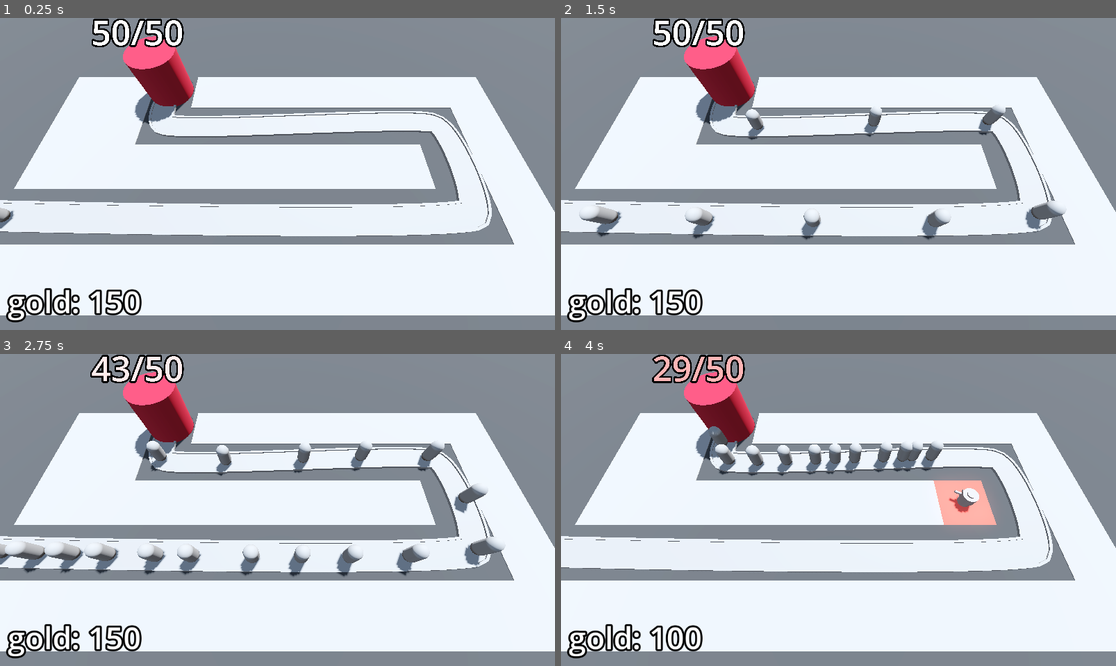
Above: before the commit, frames 1-4 (two rows, left to right).
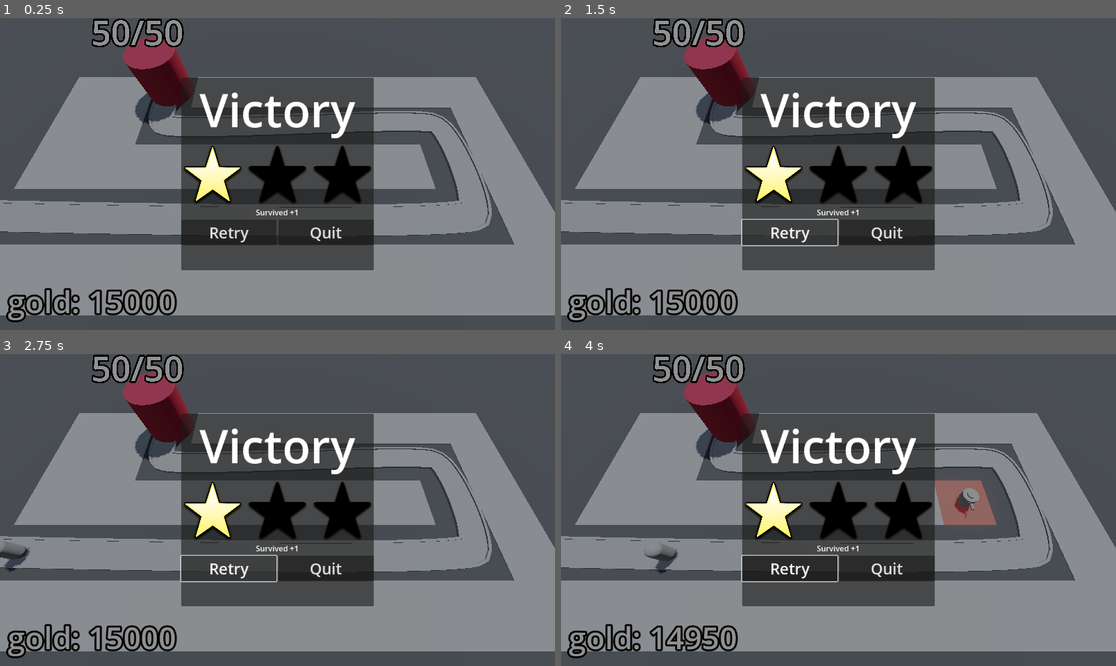
Above: after the commit, the same moments.

Repository: ozgencDev/Barbarian-Blaster
Game: Godot game, scene res://BaseLevel.tscn
Two runs of this game, one before a commit and one after it. Both use one fixed random seed, a clock stepped at 60 frames per second and the inputs below.
Inputs (mouse positions are in pixels of both pictures, inside the frame that each line leads up to):
- Up to frame 1 (0.25 s): no input
- Up to frame 2 (1.5 s): click (788, 233) at 0.5 s, where only the run after the commit has a clickable "Retry"; click (788, 233) at 1.25 s, where only the run after the commit has a clickable "Retry"
- Up to frame 3 (2.75 s): click (227, 569) at 2 s, where only the run after the commit has a clickable "Retry"
- Up to frame 4 (4 s): move the mouse to (960, 494) at 2.77 s; press the mouse at (960, 494) at 2.78 s; move the mouse to (727, 525) at 3.52 s; release the mouse at (727, 525) at 3.53 s; click (727, 525) at 3.6 s

The runs differ from the first frame. In frame 1, 98% of the frame differs, in the area x 0-100%, y 0-100%; in frame 2, 98%; in frame 3, 98%; in frame 4, 98%.
Error after the commit: Parse Error: Variable "base" has the same name as a previously declared variable. (res://UserInterface/victory_layer.gd:9)

Commit message:
add assets folder for ui png, adds uniq name for nodes for easely access

Diff:
--- a/Base/base.gd
+++ b/Base/base.gd
@@ -17,7 +17,7 @@
 
 func _ready() -> void:
 	current_health = max_health
-	Engine.time_scale = 10
+	#Engine.time_scale = 10
 
 func take_damage() -> void:
 	print("hasar aldı")
--- a/BaseLevel.tscn
+++ b/BaseLevel.tscn
@@ -144,6 +144,7 @@
 theme_override_constants/margin_right = 16
 theme_override_constants/margin_bottom = 16
 script = ExtResource("8_ctv35")
+starting_gold = 15000
 
 [node name="Label" type="Label" parent="Bank"]
 layout_mode = 2
--- a/Enemy/enemy.gd
+++ b/Enemy/enemy.gd
@@ -25,7 +25,7 @@
 
 
 func take_damage() -> void:
-	current_health -= 5
+	current_health -= 50
 
 # Called every frame. 'delta' is the elapsed time since the previous frame.
 func _process(delta: float) -> void:
--- a/EnemyPath.gd
+++ b/EnemyPath.gd
@@ -23,4 +23,4 @@
 			if child is PathFollow3D:
 				return
 		print("You won!")
-		victory_layer.visible = true
+		victory_layer.victory()
--- a/UserInterface/victory_layer.gd
+++ b/UserInterface/victory_layer.gd
@@ -1,5 +1,21 @@
 extends CanvasLayer
+@onready var star_1: TextureRect = %Star1
+@onready var star_2: TextureRect = %Star2
+@onready var star_3: TextureRect = %Star3
+@onready var health_label: Label = %HealthLabel
+@onready var money_label: Label = %MoneyLabel
 
+@onready var base = get_tree().get_first_node_in_group('base')
+@onready var base = get_tree().get_first_node_in_group('bank')
+
+func victory() -> void:
+	visible = true
+	if base.max_health  == base.current_health:
+		star_2.modulate = Color.WHITE
+		health_label.visible = true
+	if bank.gold > 500:
+		star_3.modulate = Color.WHITE
+		money_label.visible = true
 
 func _on_retry_button_pressed() -> void:
 	get_tree().reload_current_scene()
--- a/UserInterface/victory_layer.tscn
+++ b/UserInterface/victory_layer.tscn
@@ -1,12 +1,12 @@
-[gd_scene load_steps=3 format=3 uid="uid://bjvcm5cki1fwq"]
+[gd_scene load_steps=4 format=3 uid="uid://bjvcm5cki1fwq"]
 
 [ext_resource type="Script" path="res://UserInterface/victory_layer.gd" id="1_uj8r3"]
+[ext_resource type="Texture2D" uid="uid://vfiyjnn4dw71" path="res://Assets/star.png" id="2_y627d"]
 
 [sub_resource type="LabelSettings" id="LabelSettings_c2hfm"]
 font_size = 96
 
 [node name="VictoryLayer" type="CanvasLayer"]
-visible = false
 script = ExtResource("1_uj8r3")
 
 [node name="ColorRect" type="ColorRect" parent="."]
@@ -37,6 +37,57 @@
 label_settings = SubResource("LabelSettings_c2hfm")
 horizontal_alignment = 1
 
+[node name="StarContainer" type="HBoxContainer" parent="CenterContainer/PanelContainer/VBoxContainer"]
+layout_mode = 2
+
+[node name="Star1" type="TextureRect" parent="CenterContainer/PanelContainer/VBoxContainer/StarContainer"]
+unique_name_in_owner = true
+custom_minimum_size = Vector2(128, 128)
+layout_mode = 2
+size_flags_horizontal = 3
+texture = ExtResource("2_y627d")
+expand_mode = 2
+stretch_mode = 5
+
+[node name="Star2" type="TextureRect" parent="CenterContainer/PanelContainer/VBoxContainer/StarContainer"]
+unique_name_in_owner = true
+modulate = Color(0, 0, 0, 1)
+custom_minimum_size = Vector2(128, 128)
+layout_mode = 2
+size_flags_horizontal = 3
+texture = ExtResource("2_y627d")
+expand_mode = 2
+stretch_mode = 5
+
+[node name="Star3" type="TextureRect" parent="CenterContainer/PanelContainer/VBoxContainer/StarContainer"]
+unique_name_in_owner = true
+modulate = Color(0, 0, 0, 1)
+custom_minimum_size = Vector2(128, 128)
+layout_mode = 2
+size_flags_horizontal = 3
+texture = ExtResource("2_y627d")
+expand_mode = 2
+stretch_mode = 5
+
+[node name="SurvivedLabel" type="Label" parent="CenterContainer/PanelContainer/VBoxContainer"]
+layout_mode = 2
+text = "Survived +1"
+horizontal_alignment = 1
+
+[node name="HealthLabel" type="Label" parent="CenterContainer/PanelContainer/VBoxContainer"]
+unique_name_in_owner = true
+visible = false
+layout_mode = 2
+text = "Full Health +1"
+horizontal_alignment = 1
+
+[node name="MoneyLabel" type="Label" parent="CenterContainer/PanelContainer/VBoxContainer"]
+unique_name_in_owner = true
+visible = false
+layout_mode = 2
+text = "Money Money Money +1"
+horizontal_alignment = 1
+
 [node name="HBoxContainer" type="HBoxContainer" parent="CenterContainer/PanelContainer/VBoxContainer"]
 layout_mode = 2
 
Binary file added: Assets/star.png
Not shown, added: Assets/star.png.import
Not shown: 4 places in MeshLibrary/SpaceLibrary.tres that only renumber resources
